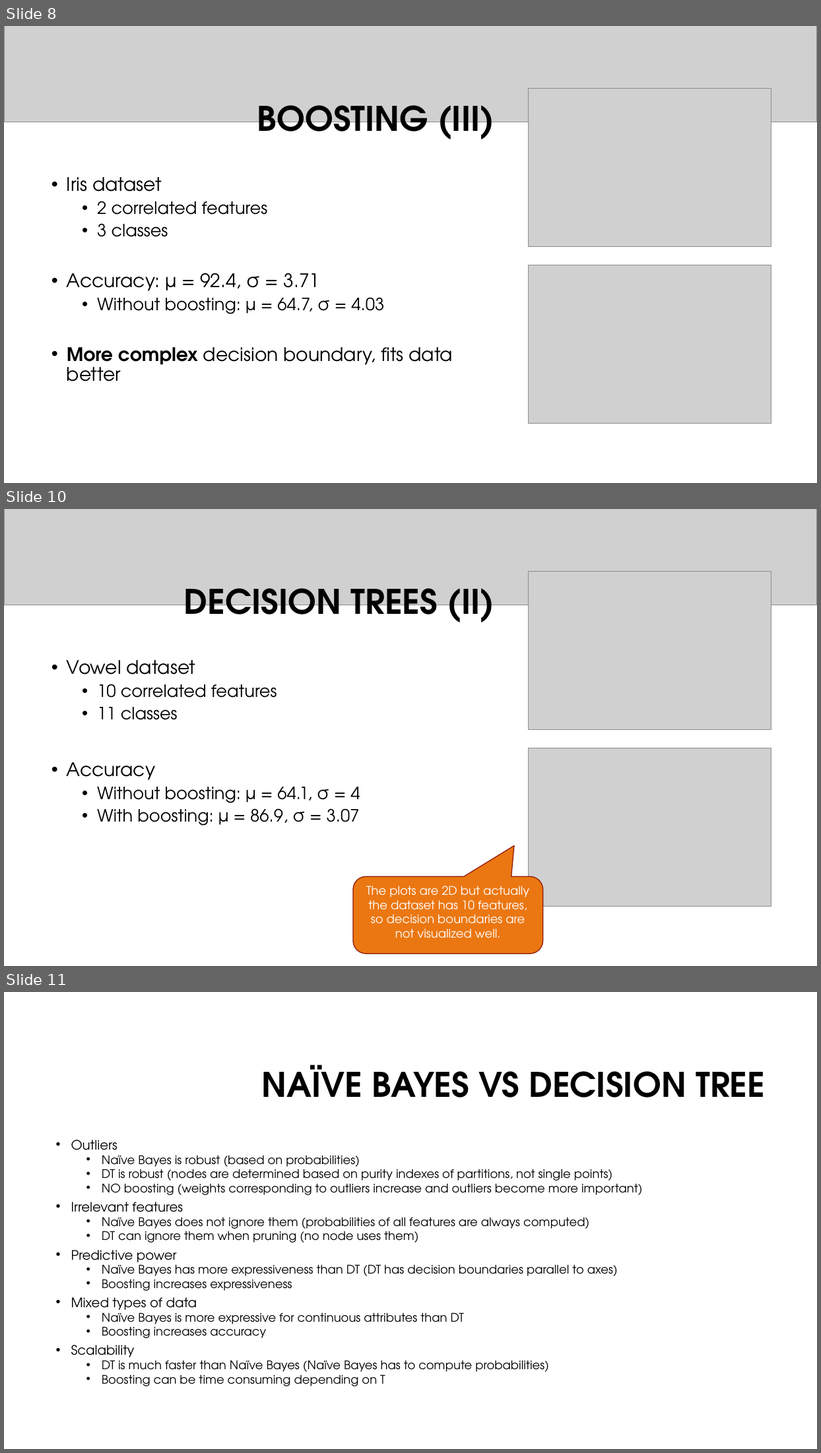
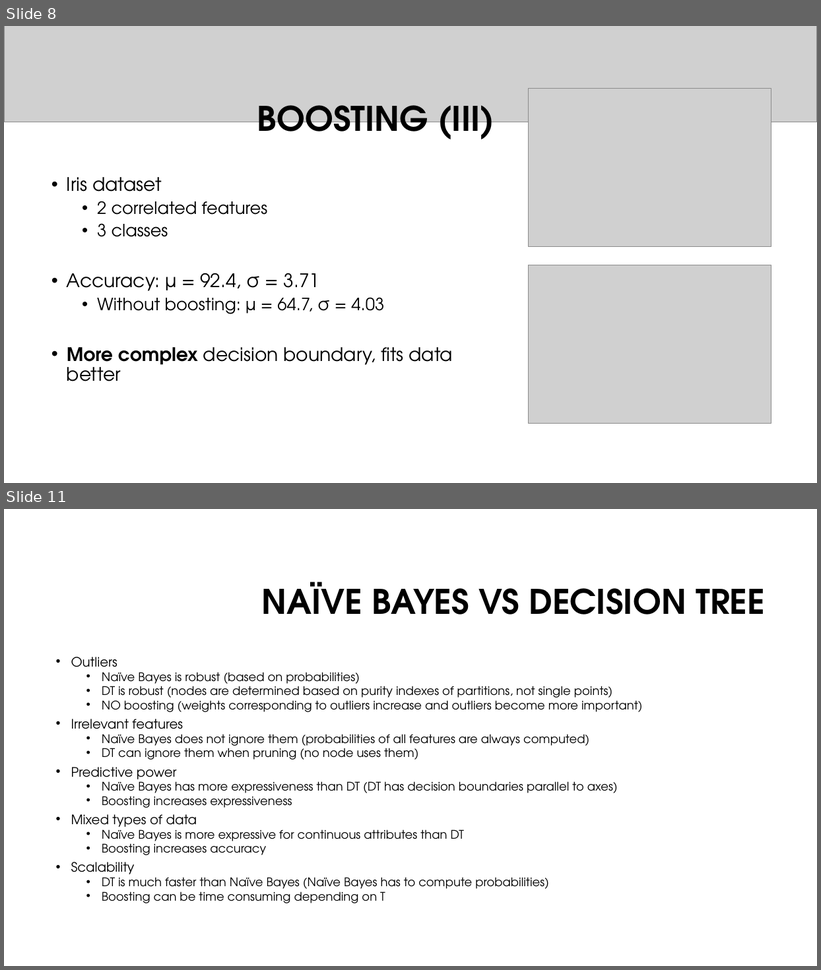
Before and after one commit to franco-ruggeri/ML, a slide deck: Lab 3/Lab 3 - presentation.pptx. Shown one above the other, each under a label of ours: slides 8, 10 and 11 before the commit, slides 8 and 11 after it; the slides between them are not shown. The pictures are 821x1453 and 821x970 pixels, drawn with LibreOffice and Linux fonts; fonts in the diff are those of the drawing; grey boxes stand for pictures; background and template pictures are left out. Boxes give left, top, right and bottom in pixels: in the first picture for what was removed or moved away, otherwise in the second. Text is boxed around its words. In the diff, an @@ line names an element or a change of style, - is before the commit and + after.

```diff
--- a/Lab 3/Lab 3 - presentation.pptx
+++ b/Lab 3/Lab 3 - presentation.pptx
@@ slide 10 removed at (x1=4, y1=509, x2=817, y2=966), background #FFFFFF @@
@@ picture removed at (x1=4, y1=509, x2=817, y2=605) @@
@@ picture removed at (x1=529, y1=571, x2=772, y2=730) @@
@@ title removed at (x1=184, y1=588, x2=495, y2=628) @@
-DECISION TREES (II)
@@ text removed at (x1=67, y1=660, x2=360, y2=826) @@
-• Vowel dataset
-  • 10 correlated features
-  • 11 classes
-• Accuracy
-  • Without boosting: µ = 64.1, σ = 4
-  • With boosting: µ = 86.9, σ = 3.07
@@ picture removed at (x1=529, y1=748, x2=772, y2=907) @@
@@ rounded speech box removed at (x1=353, y1=877, x2=543, y2=954) @@
-The plots are 2D but actually the dataset has 10 features, so decision boundaries are not visualized well.
```
Also in this commit, not shown: 4 slides changed, 1 slide added, 1 other file.
